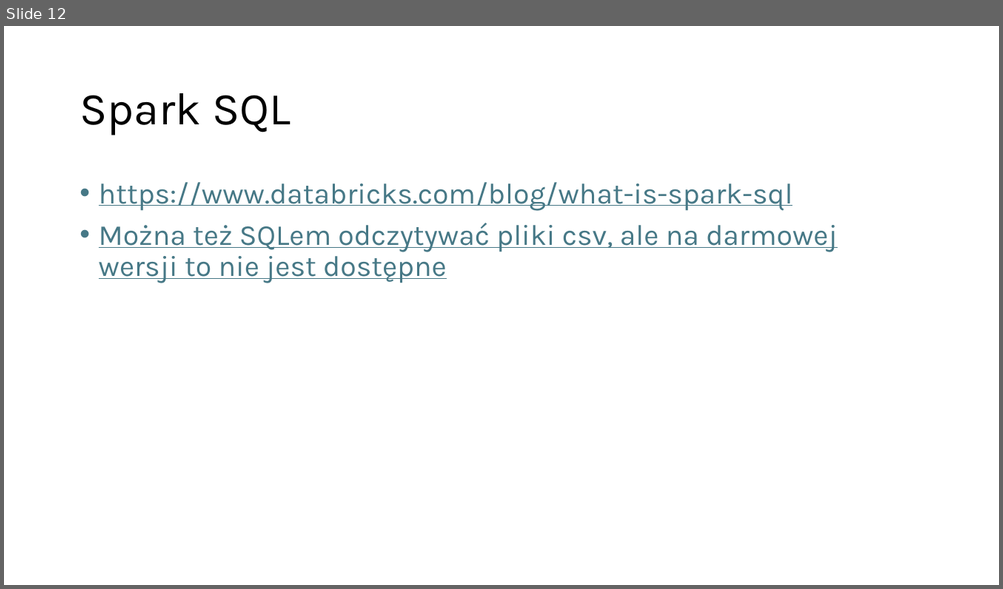
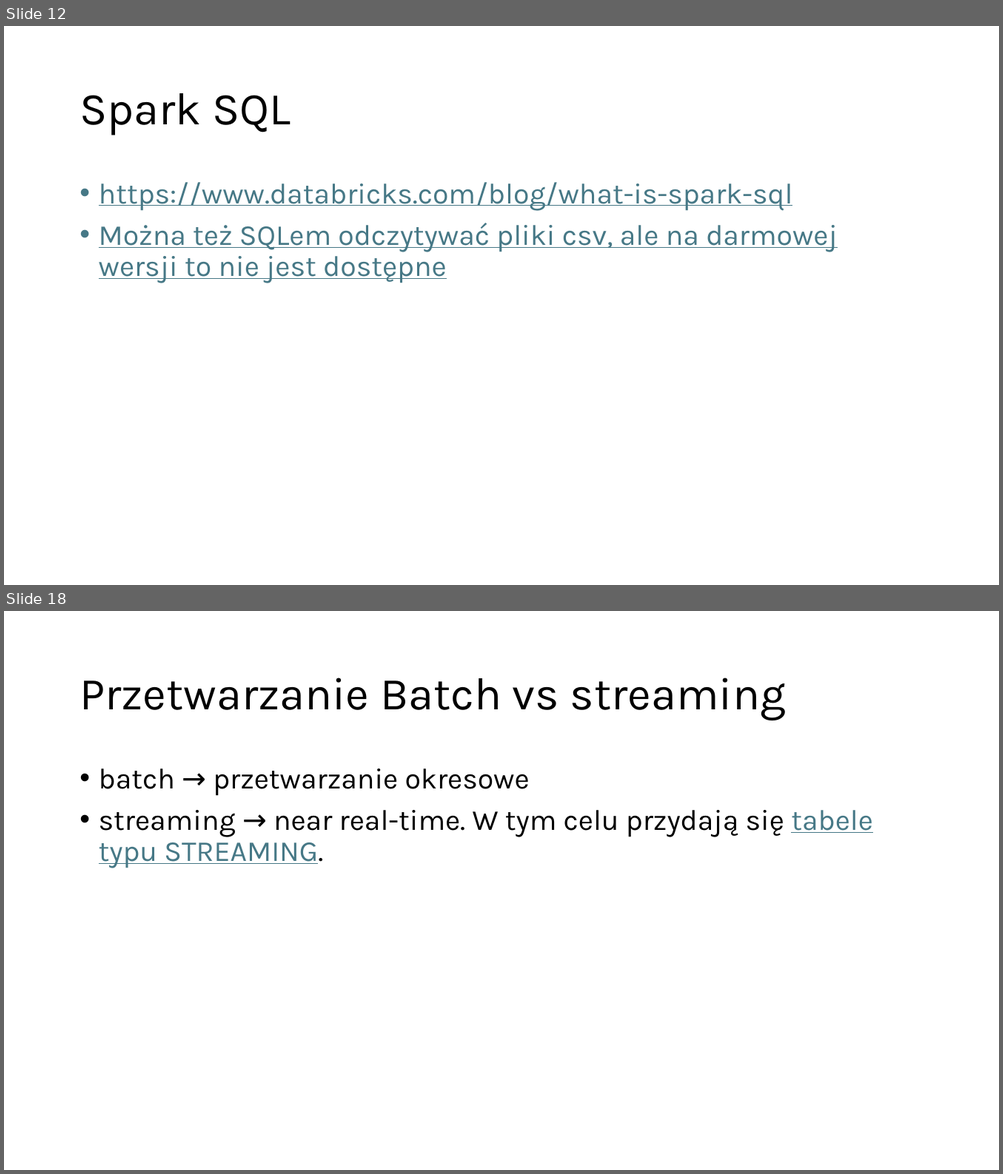
Before and after one commit to Bartekfiolek/Platforma-Databricks, a slide deck: Platforma Databricks.pptx. Shown one above the other, each under a label of ours: slide 12 before the commit, slides 12 and 18 after it; the slides between them are not shown. The pictures are 1003x589 and 1003x1174 pixels, drawn with LibreOffice and Linux fonts; fonts in the diff are those of the drawing. Boxes give left, top, right and bottom in pixels: in the first picture for what was removed or moved away, otherwise in the second. Text is boxed around its words. In the diff, an @@ line names an element or a change of style, - is before the commit and + after.

```diff
--- a/Platforma Databricks.pptx
+++ b/Platforma Databricks.pptx
@@ slide 18 added at box(4, 611, 999, 1170), background #FFFFFF @@
@@ title added at box(79, 678, 785, 721), 44 pt, text #000000 @@
+Przetwarzanie Batch vs streaming
@@ text added at box(99, 769, 873, 869), 28 pt, text #000000 @@
+• batch → przetwarzanie okresowe
+• streaming → near real-time. W tym celu przydają się tabele typu STREAMING.
```
Also in this commit, not shown: 8 other slides added, 1 slide removed.
